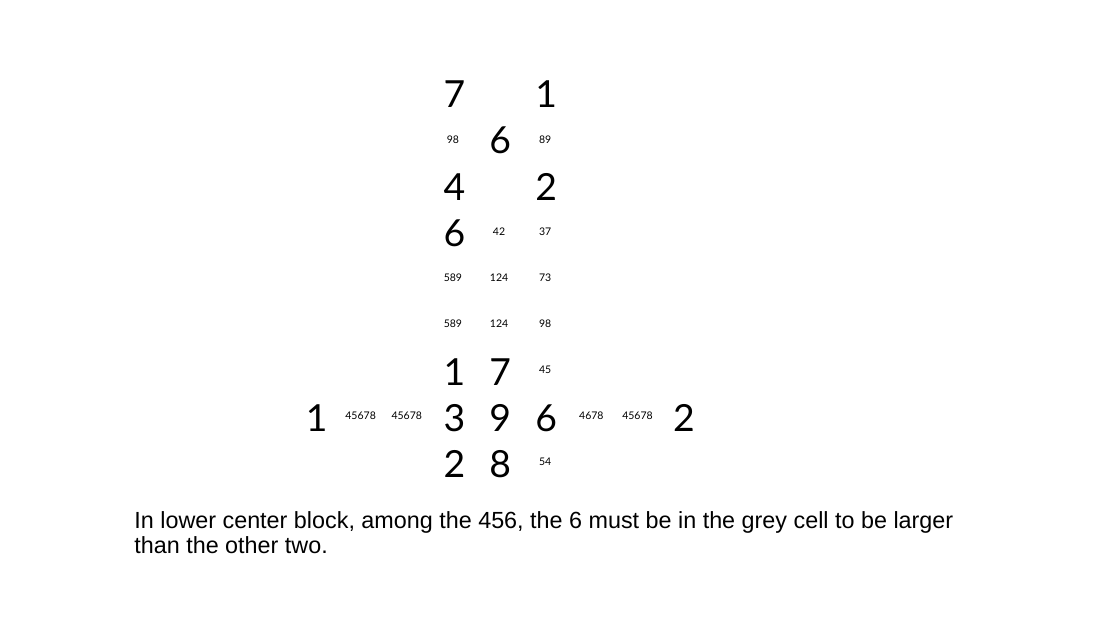
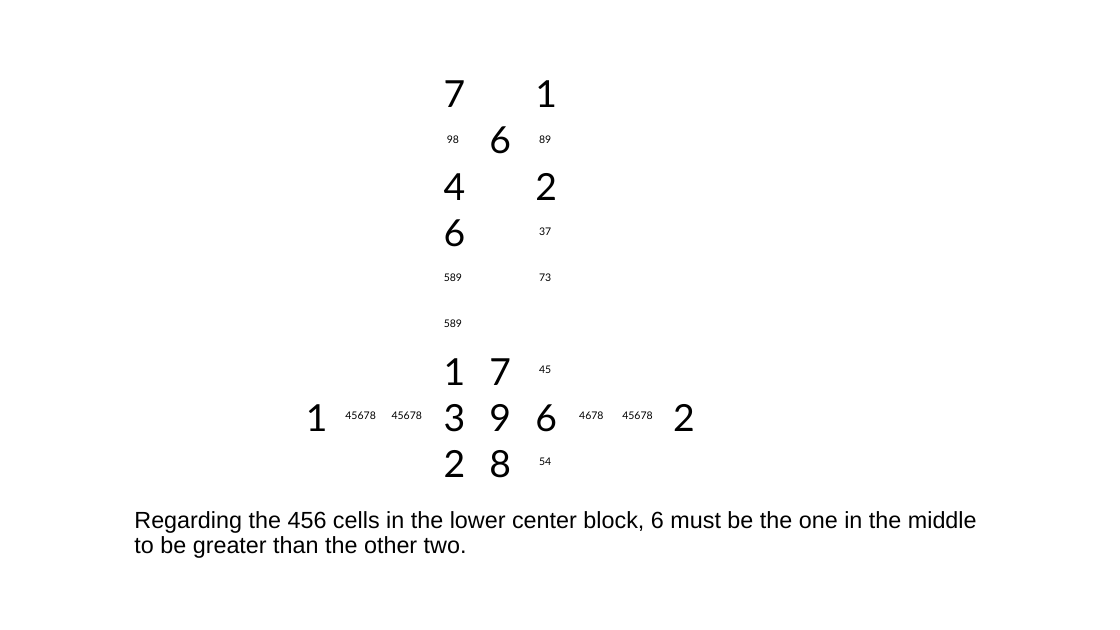
Before and after one commit to jhardis/WSJ_Number_Puzzles, a slide deck: slide 20 of 20260404_2.pptx (slide 21 before the commit). Drawn at 1120x630 pixels with LibreOffice and Linux fonts; fonts in the diff are those of the drawing; background and template pictures are left out. Boxes give left, top, right and bottom in pixels: in the first picture for what was removed or moved away, otherwise in the second. Text is boxed around its words. In the diff, an @@ line names an element or a change of style, - is before the commit and + after.

```diff
--- a/20260404_2.pptx
+++ b/20260404_2.pptx
@@ text removed at bbox=[493, 227, 505, 235] @@
-42
@@ text removed at bbox=[490, 273, 508, 281] @@
-124
@@ text removed at bbox=[490, 319, 508, 327] @@
-124
@@ text removed at bbox=[539, 319, 551, 327] @@
-98
@@ text at bbox=[134, 511, 977, 558]: text changed @@
-In lower center block, among the 456, the 6 must be in the grey cell to be larger than the other two.
+Regarding the 456 cells in the lower center block, 6 must be the one in the middle to be greater than the other two.
```
Also in this commit, not shown: 12 other slides changed.
